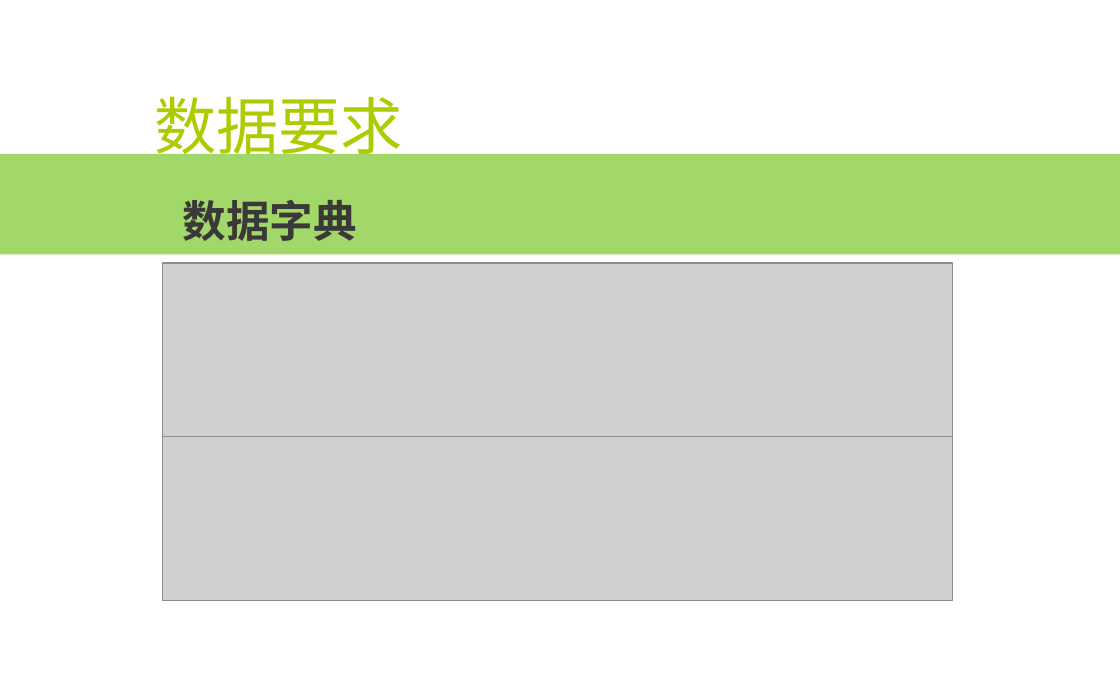
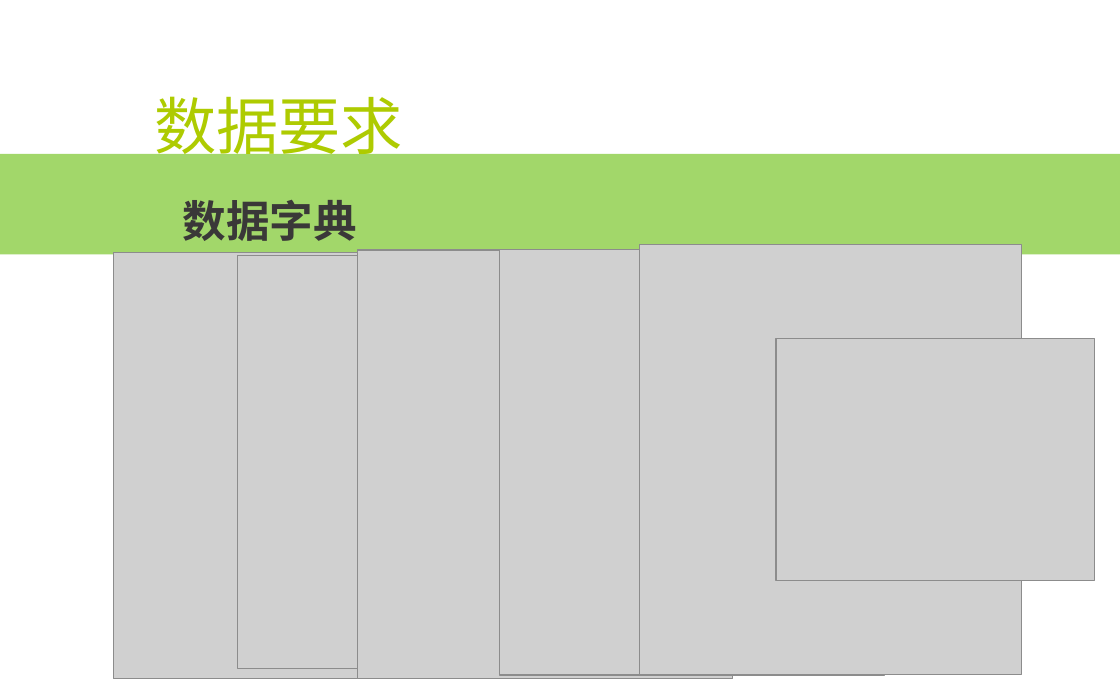
Before and after one commit to popopoi/Software-G07, a slide deck: slide 19 of SE2018春-G07/项目需求分析/SE2018春-G07-项目需求分析.pptx (slide 21 before the commit). Drawn at 1120x700 pixels with LibreOffice and Linux fonts; fonts in the diff are those of the drawing; grey boxes stand for pictures; background and template pictures are left out. Boxes give left, top, right and bottom in pixels: in the first picture for what was removed or moved away, otherwise in the second. Text is boxed around its words. In the diff, an @@ line names an element or a change of style, - is before the commit and + after.

```diff
--- a/SE2018春-G07/项目需求分析/SE2018春-G07-项目需求分析.pptx
+++ b/SE2018春-G07/项目需求分析/SE2018春-G07-项目需求分析.pptx
@@ picture added at bbox=[113, 252, 498, 679] @@
@@ picture removed at bbox=[162, 263, 952, 437] @@
@@ picture added at bbox=[237, 255, 590, 669] @@
@@ picture added at bbox=[357, 250, 732, 679] @@
@@ picture added at bbox=[500, 250, 885, 675] @@
@@ picture added at bbox=[640, 244, 1021, 674] @@
@@ picture added at bbox=[776, 338, 1094, 580] @@
@@ picture removed at bbox=[162, 437, 952, 600] @@
```
Also in this commit, not shown: 2 other slides changed, 1 slide added, 2 slides removed, 2 other files.
